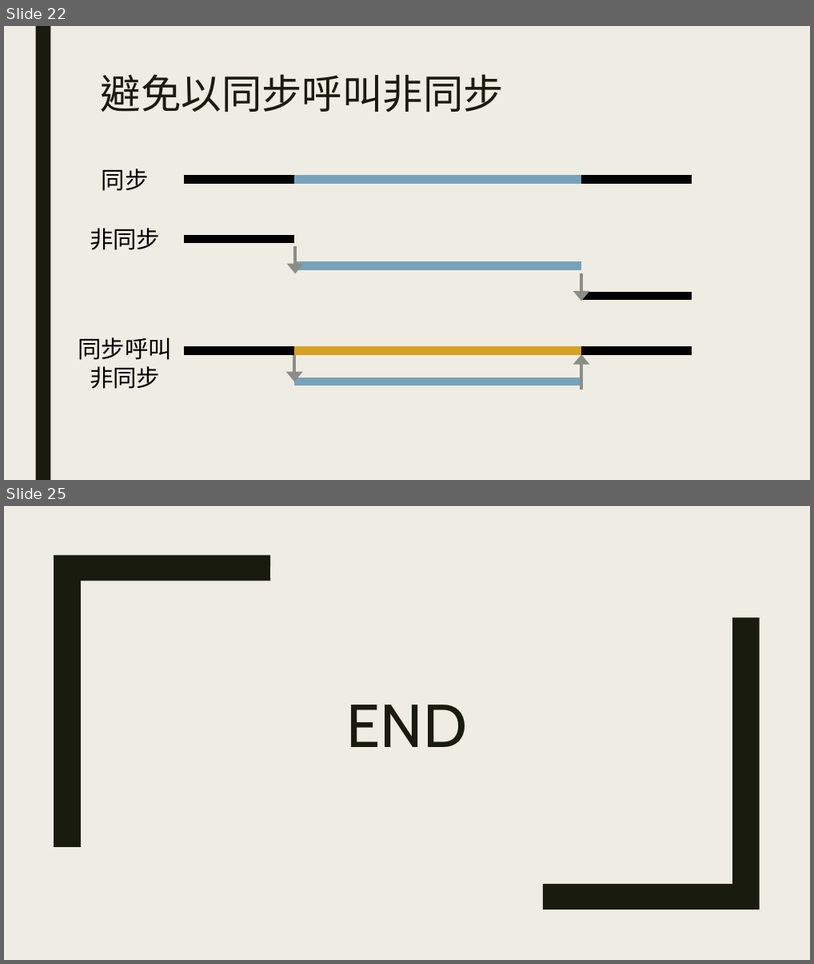
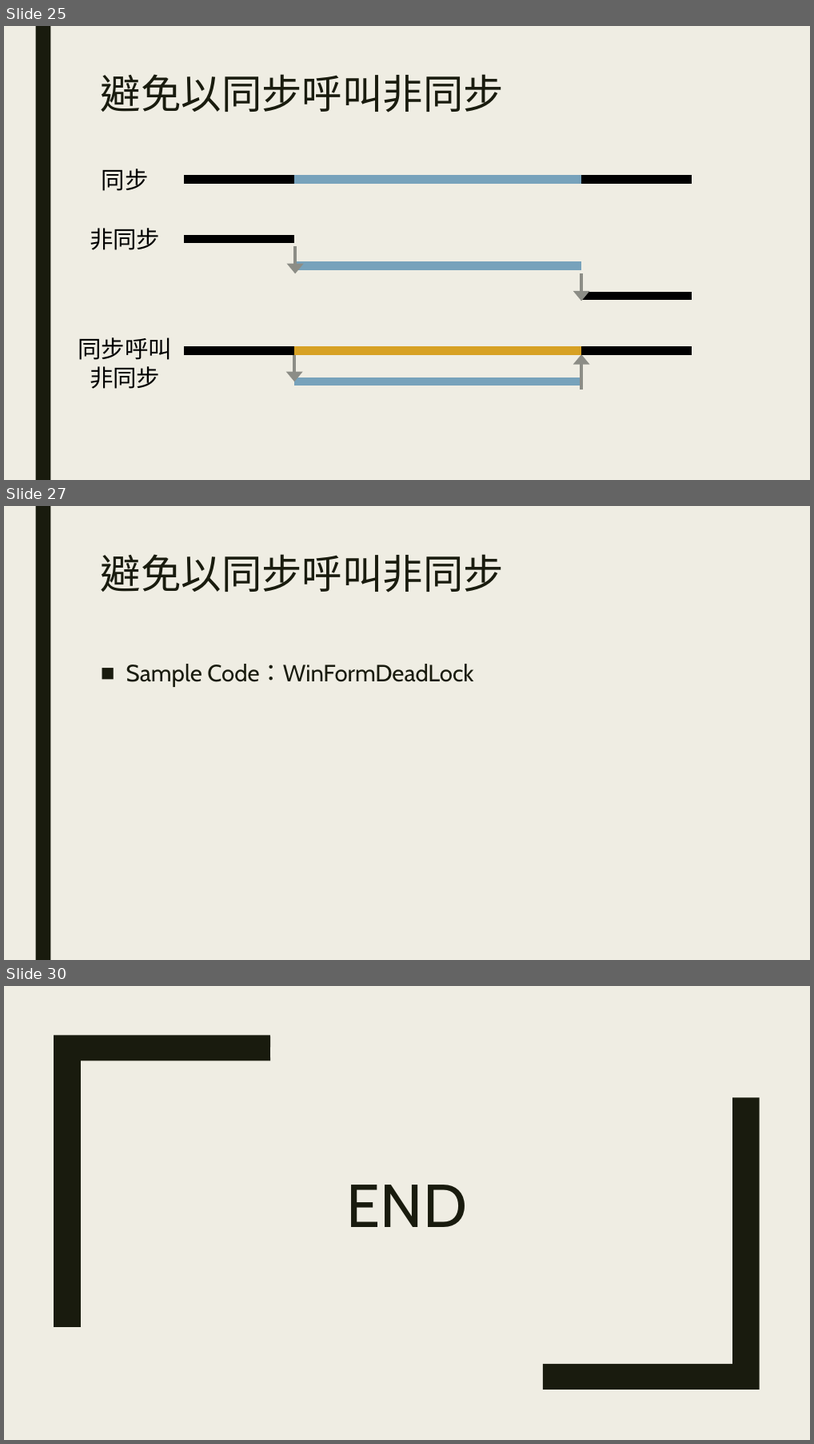
Before and after one commit to ryans610/.NET-Async-Basic, a slide deck: .NET非同步入門.pptx. Shown one above the other, each under a label of ours: slides 22 and 25 before the commit, slides 25, 27 and 30 after it; the slides between them are not shown. The pictures are 814x964 and 814x1444 pixels, drawn with LibreOffice and Linux fonts; fonts in the diff are those of the drawing. Boxes give left, top, right and bottom in pixels: in the first picture for what was removed or moved away, otherwise in the second. Text is boxed around its words. In the diff, an @@ line names an element or a change of style, - is before the commit and + after.

```diff
--- a/.NET非同步入門.pptx
+++ b/.NET非同步入門.pptx
@@ slide 27 added at <box>4,506,810,960</box>, background #EFEDE3; not listed: 1 template element that a slide beside it also shows @@
@@ title added at <box>101,554,504,592</box>, 48 pt, text #191B0E @@
+避免以同步呼叫非同步
@@ text added at <box>126,664,474,687</box>, 28 pt, text #191B0E @@
+■ Sample Code：WinFormDeadLock
@@ what was slide 22 is now slide 25 @@
@@ what was slide 25 is now slide 30 @@
```
Also in this commit, not shown: 5 slides changed, 4 other slides added, 19 other files.
